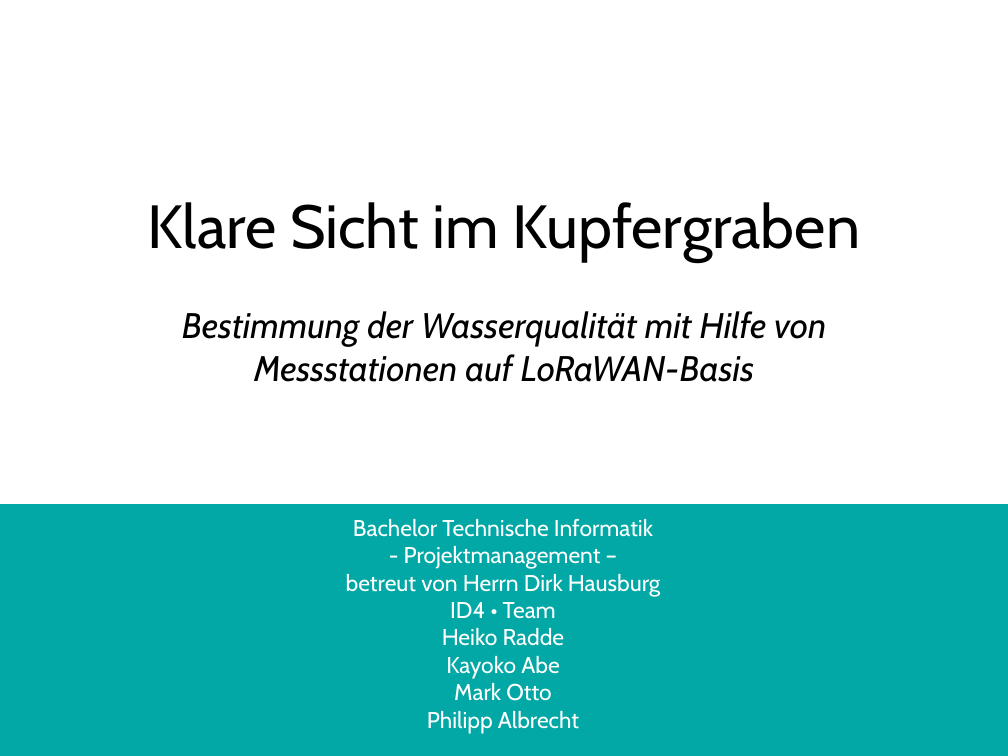
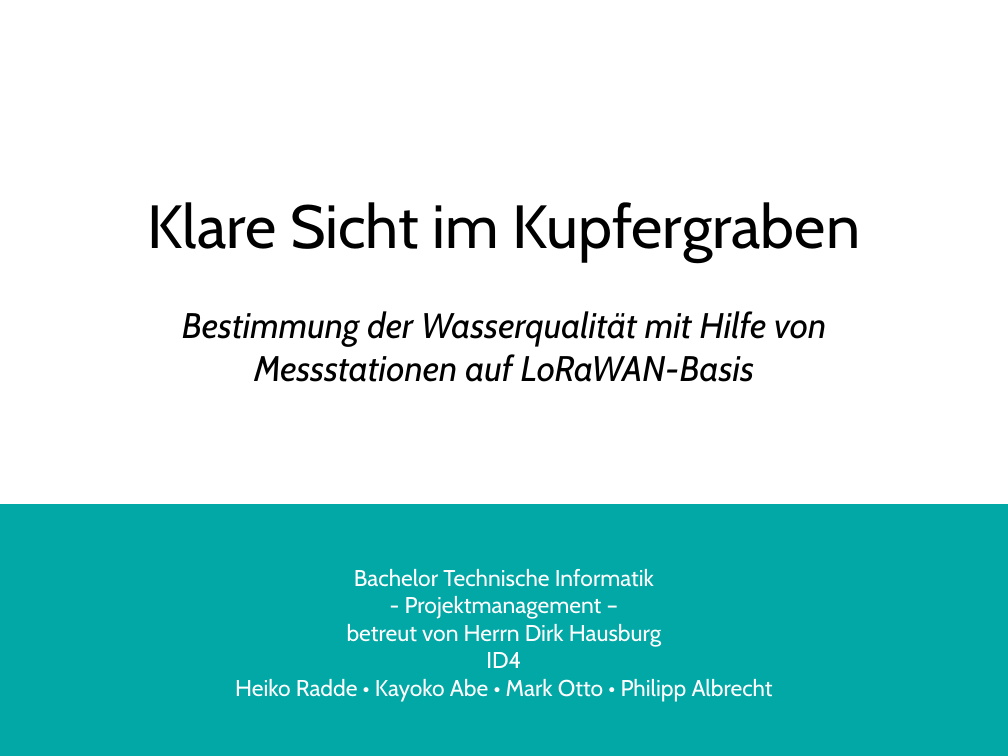
Before and after one commit to technologiestiftung/flussbad, a slide deck: slide 1 of doc/presentation/finalPresentation.odp. Drawn at 1008x756 pixels with LibreOffice and Linux fonts; fonts in the diff are those of the drawing; background and template pictures are left out. Boxes give left, top, right and bottom in pixels: in the first picture for what was removed or moved away, otherwise in the second. Text is boxed around its words. In the diff, an @@ line names an element or a change of style, - is before the commit and + after.

```diff
--- a/doc/presentation/finalPresentation.odp
+++ b/doc/presentation/finalPresentation.odp
@@ text "Bachelor Technische Informatik": place and size @@
-text "Bachelor Technische Informatik" at (346, 519, 660, 734)
+text "Bachelor Technische Informatik" at (235, 569, 773, 702)
@@ text at (235, 652, 773, 702): text changed @@
-ID4 • Team
-Heiko Radde
-Kayoko Abe
-Mark Otto
-Philipp Albrecht
+ID4
+Heiko Radde • Kayoko Abe • Mark Otto • Philipp Albrecht
```
Also in this commit, not shown: 13 other slides changed, 1 slide added.
